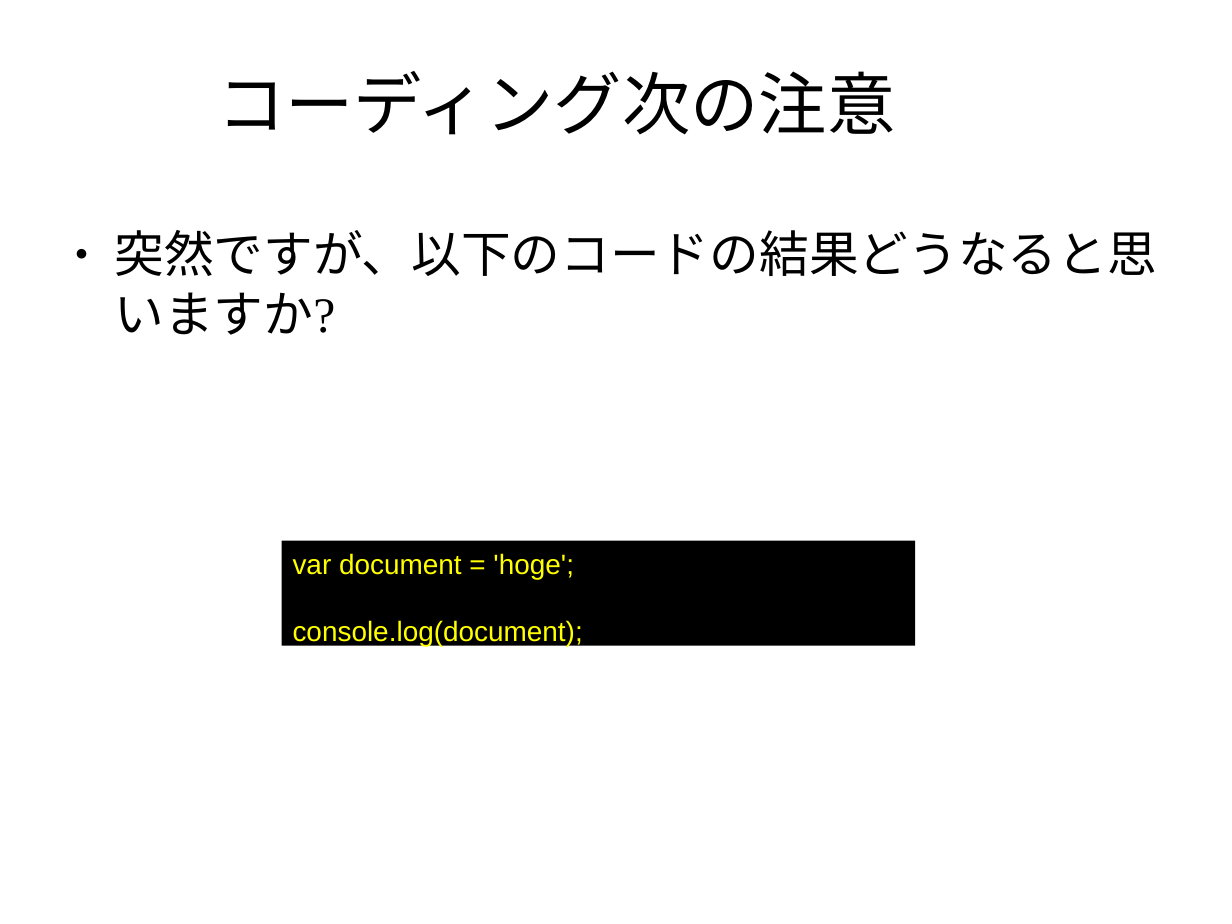
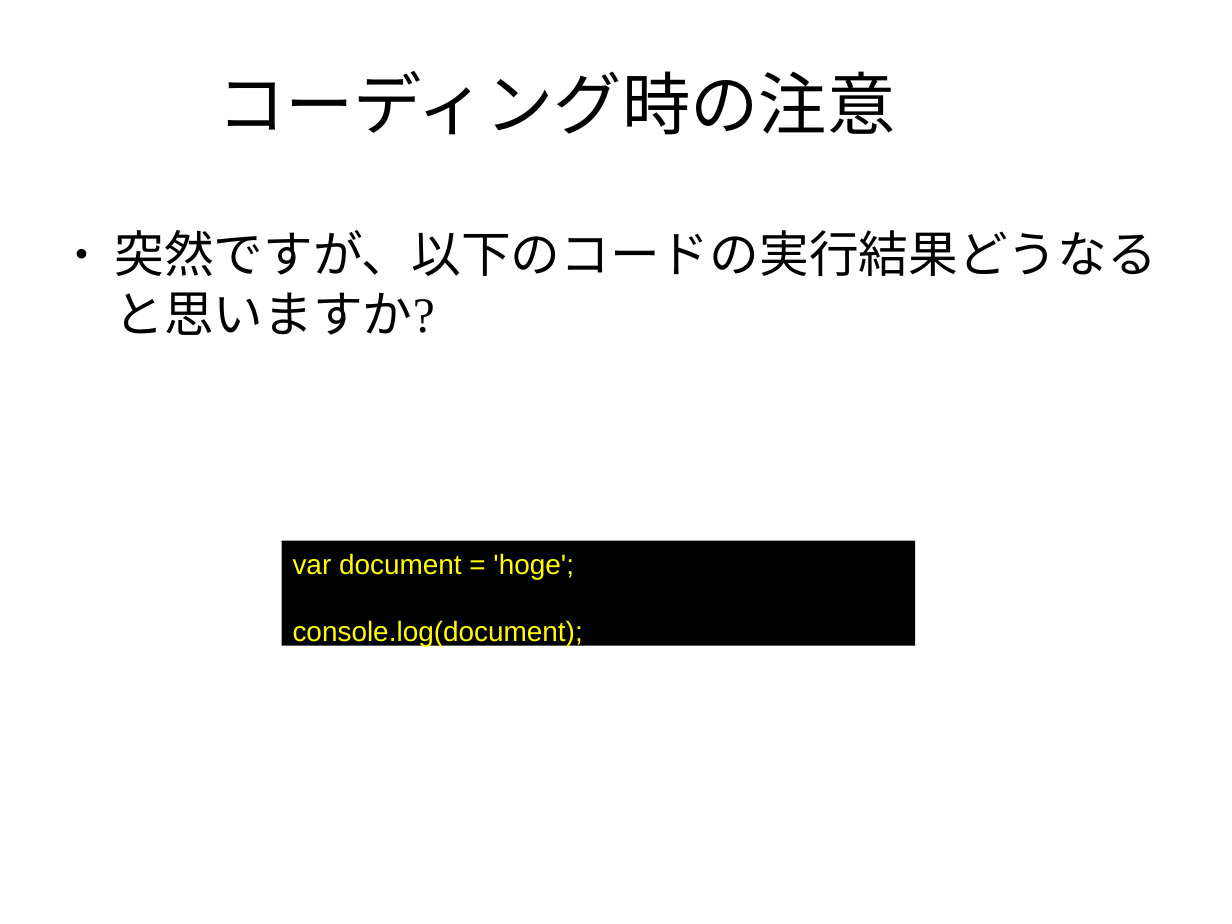
Before and after one commit to masakura/slides, a slide deck: slide 27 of html5jk#1/slide2.odp. Drawn at 1232x924 pixels with LibreOffice and Linux fonts; fonts in the diff are those of the drawing; background and template pictures are left out. Boxes give left, top, right and bottom in pixels: in the first picture for what was removed or moved away, otherwise in the second. Text is boxed around its words. In the diff, an @@ line names an element or a change of style, - is before the commit and + after.

```diff
--- a/html5jk#1/slide2.odp
+++ b/html5jk#1/slide2.odp
@@ title at (217,71,895,135): text changed @@
-コーディング次の注意
+コーディング時の注意
@@ text at (114,230,1156,335): text changed @@
-● 突然ですが、以下のコードの結果どうなると思いますか?
+● 突然ですが、以下のコードの実行結果どうなると思いますか?
```
Also in this commit, not shown: 9 other slides changed, 4 slides added, 2 other files.
